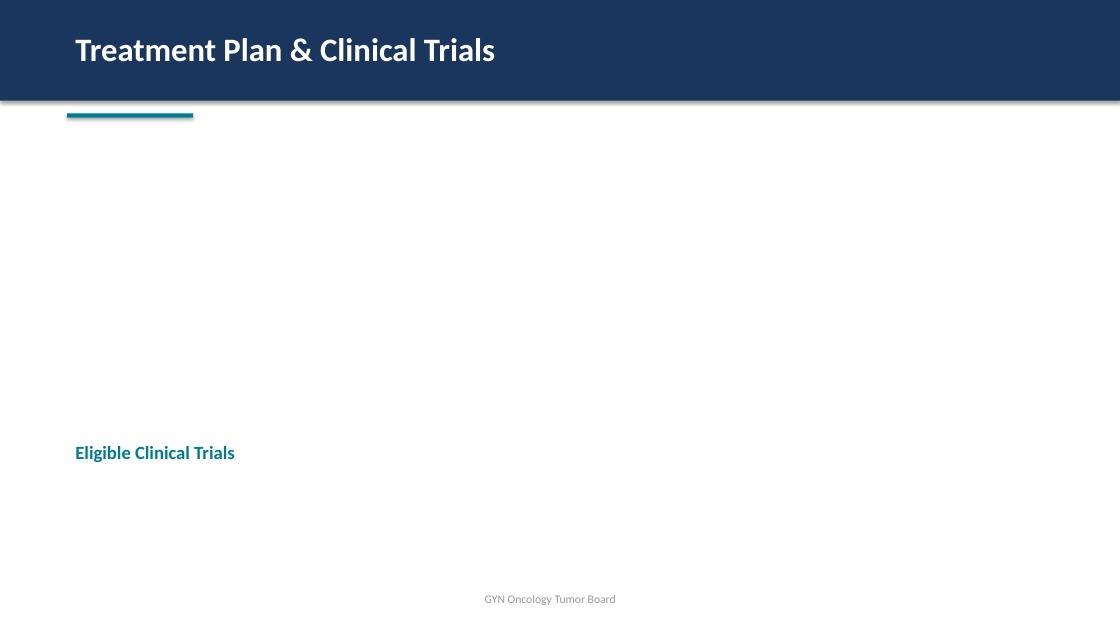
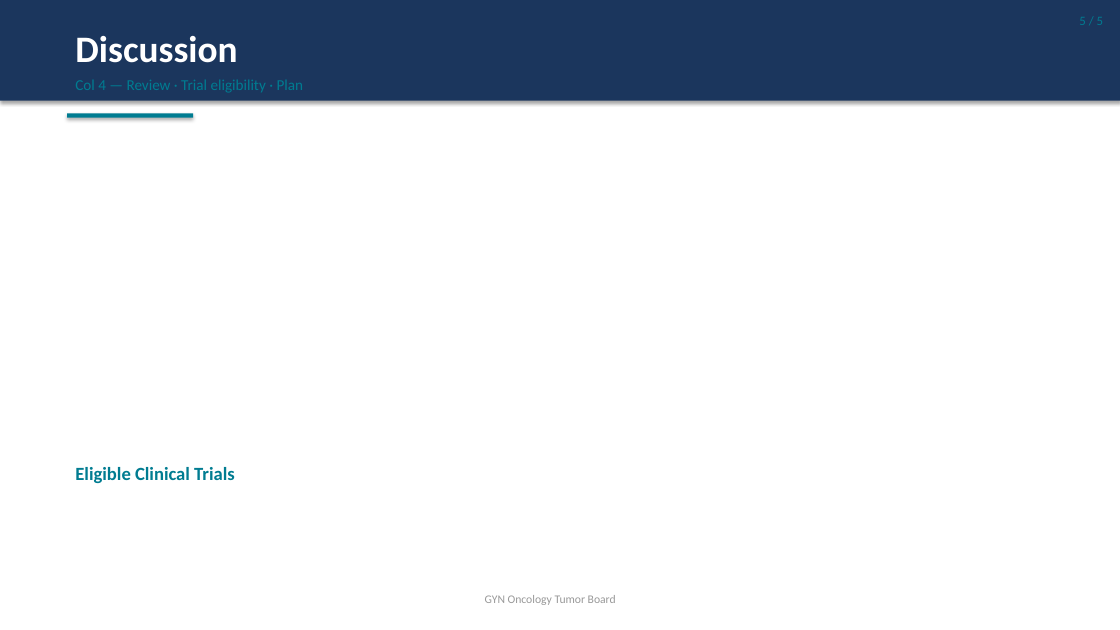
Before and after one commit to RushAI-jcr/rushtumorboard, a slide deck: slide 5 of src/scenarios/default/templates/tumor_board_slides.pptx (slide 3 before the commit). Drawn at 1120x630 pixels with LibreOffice and Linux fonts; fonts in the diff are those of the drawing. Boxes give left, top, right and bottom in pixels: in the first picture for what was removed or moved away, otherwise in the second. Text is boxed around its words. In the diff, an @@ line names an element or a change of style, - is before the commit and + after.

```diff
--- a/src/scenarios/default/templates/tumor_board_slides.pptx
+++ b/src/scenarios/default/templates/tumor_board_slides.pptx
@@ text added at box(1079, 17, 1103, 25), 11 pt, text #007C91 @@
+5 / 5
@@ text removed at box(75, 38, 495, 62) @@
-Treatment Plan & Clinical Trials
@@ text added at box(75, 36, 237, 63), 32 pt, text #FFFFFF, bold @@
+Discussion
@@ text added at box(75, 80, 304, 92), 13 pt, text #007C91 @@
+Col 4 — Review · Trial eligibility · Plan
@@ text "Eligible Clinical Trials": place and size @@
-text "Eligible Clinical Trials" at box(75, 446, 235, 462)
+text "Eligible Clinical Trials" at box(75, 467, 235, 483)
```
Also in this commit, not shown: 1 other slide changed, 3 slides added, 1 slide removed, 11 other files.
